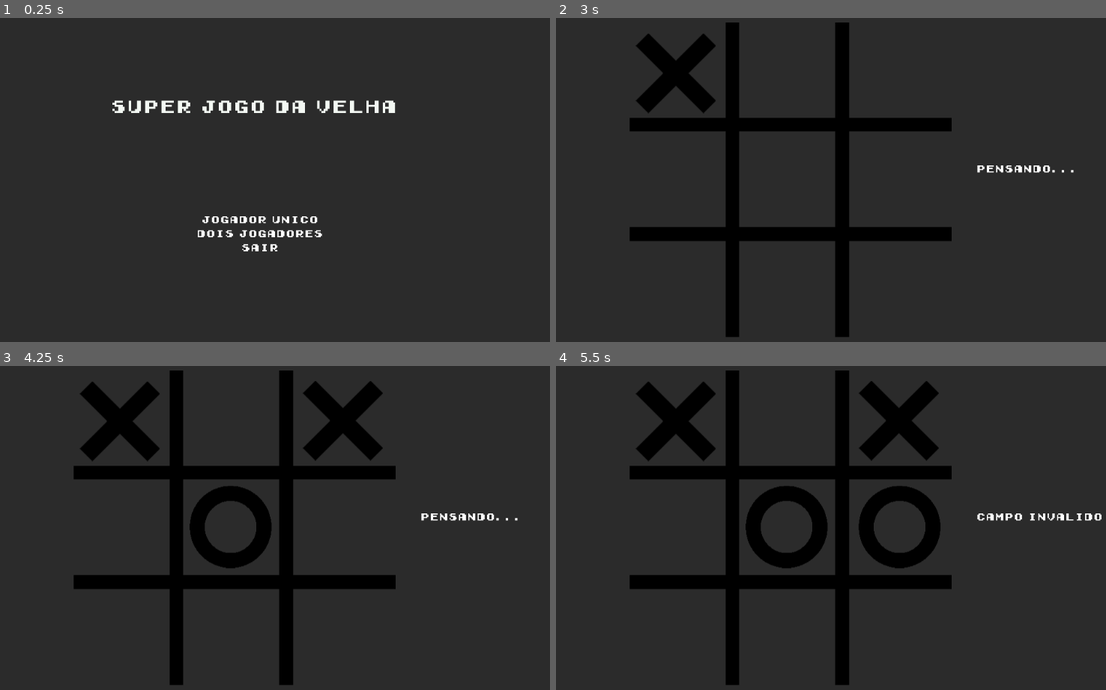
Above: before the commit, frames 1-4 (two rows, left to right).
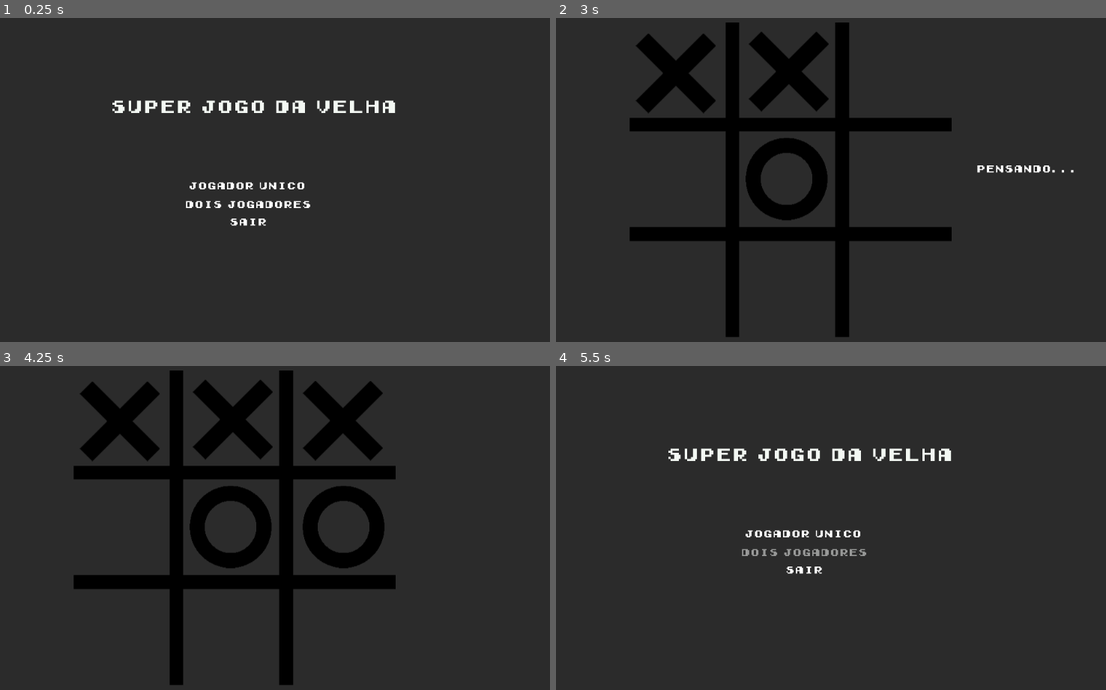
Above: after the commit, the same moments.

Repository: jdorres/espjogos2022-tic-tac-toe
Game: Godot game, scene res://Scenes/GameManager.tscn
The game is run twice, just before and just after one commit, with the same random seed, the same clock (stepped at 60 frames per second) and the same inputs.
Inputs (mouse positions are in pixels of both pictures, inside the frame that each line leads up to):
- Up to frame 1 (0.25 s): no input
- Up to frame 2 (3 s): click "Jogador Unico" at 0.5 s; click "Facil" at 1.25 s; tap Enter at 2 s; move the mouse to (677, 73) at 2.02 s; click (677, 73) at 2.17 s; tap Space at 2.75 s; move the mouse to (787, 73) at 2.77 s; click (787, 73) at 2.92 s
- Up to frame 3 (4.25 s): tap Enter at 3.5 s; move the mouse to (341, 421) at 3.52 s; click (341, 421) at 3.67 s
- Up to frame 4 (5.5 s): tap Space at 4.25 s; move the mouse to (677, 528) at 4.27 s; click (677, 528) at 4.42 s; click (809, 550) at 5 s, where only the run after the commit has a clickable "Voltar ao Menu"

The runs differ from the first frame. In frame 1, 1.2% of the frame differs, in the area x 33-59%, y 50-73%; in frame 2, 3.5%; in frame 3, 3.7%; in frame 4, 17%, in the area x 13-100%, y 1-99%.

Commit message:
adicionado audio, tentativa de implementar ordem diferente de inicio

Diff:
--- a/Scenes/GameManager.tscn
+++ b/Scenes/GameManager.tscn
@@ -11,6 +11,13 @@
 [ext_resource path="res://Scripts/Menu.gd" type="Script" id=9]
 [ext_resource path="res://Sprites/gameboy_theme.tres" type="Theme" id=10]
 [ext_resource path="res://Sprites/gameboyfont.tres" type="DynamicFont" id=11]
+[ext_resource path="res://Audio/menu_nav__basic-click-wooden.wav" type="AudioStream" id=12]
+[ext_resource path="res://Audio/menu_click__gameaudio__boot-sound.wav" type="AudioStream" id=13]
+[ext_resource path="res://Audio/game_error__gameaudio__click-casual.wav" type="AudioStream" id=14]
+[ext_resource path="res://Audio/ia_selects__gameaudio__click-wooden-1.wav" type="AudioStream" id=15]
+[ext_resource path="res://Audio/player_selects__gameaudio__click-basic.wav" type="AudioStream" id=16]
+[ext_resource path="res://Audio/game_ends2_456966__funwithsound__success-fanfare-trumpets.mp3" type="AudioStream" id=17]
+[ext_resource path="res://Audio/game_ends_lose_98874__robinhood76__01850-cartoon-dissapoint.wav" type="AudioStream" id=18]
 
 [node name="GameManager" type="Node2D"]
 script = ExtResource( 8 )
@@ -82,13 +89,13 @@
 margin_bottom = 317.0
 custom_fonts/font = ExtResource( 11 )
 
-[node name="GameEndLabel" type="Panel" parent="BoardManager"]
+[node name="GameEndPanel" type="Panel" parent="BoardManager"]
 margin_left = 77.0
 margin_top = 70.0
 margin_right = 943.0
 margin_bottom = 428.0
 
-[node name="GameEndMessage" type="Label" parent="BoardManager/GameEndLabel"]
+[node name="GameEndMessage" type="Label" parent="BoardManager/GameEndPanel"]
 margin_left = 55.0
 margin_top = 86.0
 margin_right = 784.0
@@ -97,7 +104,7 @@
 text = "Voce venceu!"
 align = 1
 
-[node name="RestartGameButton" type="Button" parent="BoardManager/GameEndLabel"]
+[node name="RestartGameButton" type="Button" parent="BoardManager/GameEndPanel"]
 margin_left = 286.0
 margin_top = 214.0
 margin_right = 553.0
@@ -105,13 +112,30 @@
 theme = ExtResource( 10 )
 text = "Jogar novamente"
 
-[node name="MainMenuButton" type="Button" parent="BoardManager/GameEndLabel"]
+[node name="MainMenuButton" type="Button" parent="BoardManager/GameEndPanel"]
 margin_left = 289.0
 margin_top = 252.0
 margin_right = 556.0
 margin_bottom = 287.0
 theme = ExtResource( 10 )
 text = "Voltar ao Menu"
+
+[node name="GameSoundPlayer" type="Node" parent="BoardManager"]
+
+[node name="SoundError" type="AudioStreamPlayer" parent="BoardManager/GameSoundPlayer"]
+stream = ExtResource( 14 )
+
+[node name="SoundPlayerSelect" type="AudioStreamPlayer" parent="BoardManager/GameSoundPlayer"]
+stream = ExtResource( 16 )
+
+[node name="SoundIASelect" type="AudioStreamPlayer" parent="BoardManager/GameSoundPlayer"]
+stream = ExtResource( 15 )
+
+[node name="SoundGameEnds" type="AudioStreamPlayer" parent="BoardManager/GameSoundPlayer"]
+stream = ExtResource( 17 )
+
+[node name="SoundGameEndsLose" type="AudioStreamPlayer" parent="BoardManager/GameSoundPlayer"]
+stream = ExtResource( 18 )
 
 [node name="MainMenu" type="Control" parent="."]
 anchor_left = 0.5
@@ -124,35 +148,6 @@
 margin_bottom = 601.0
 script = ExtResource( 9 )
 
-[node name="Menu1" type="VBoxContainer" parent="MainMenu"]
-anchor_left = 0.5
-anchor_top = 1.0
-anchor_right = 0.5
-anchor_bottom = 1.0
-margin_left = -112.0
-margin_top = -241.0
-margin_right = 114.0
-
-[node name="SinglePlayerButton" type="Button" parent="MainMenu/Menu1"]
-margin_right = 226.0
-margin_bottom = 20.0
-theme = ExtResource( 10 )
-text = "Jogador Unico"
-
-[node name="MultiplayerButton" type="Button" parent="MainMenu/Menu1"]
-margin_top = 24.0
-margin_right = 226.0
-margin_bottom = 44.0
-theme = ExtResource( 10 )
-text = "Dois Jogadores"
-
-[node name="QuitButton" type="Button" parent="MainMenu/Menu1"]
-margin_top = 48.0
-margin_right = 226.0
-margin_bottom = 68.0
-theme = ExtResource( 10 )
-text = "Sair"
-
 [node name="Title" type="Label" parent="MainMenu"]
 anchor_left = 0.5
 anchor_right = 0.5
@@ -162,6 +157,30 @@
 margin_bottom = 99.0
 theme = ExtResource( 10 )
 text = "SUPER JOGO DA VELHA"
+
+[node name="SinglePlayerButton" type="Button" parent="MainMenu"]
+margin_left = 377.0
+margin_top = 159.0
+margin_right = 603.0
+margin_bottom = 179.0
+theme = ExtResource( 10 )
+text = "Jogador Unico"
+
+[node name="MultiplayerButton" type="Button" parent="MainMenu"]
+margin_left = 379.0
+margin_top = 191.0
+margin_right = 605.0
+margin_bottom = 211.0
+theme = ExtResource( 10 )
+text = "Dois Jogadores"
+
+[node name="QuitButton" type="Button" parent="MainMenu"]
+margin_left = 379.0
+margin_top = 221.0
+margin_right = 605.0
+margin_bottom = 241.0
+theme = ExtResource( 10 )
+text = "Sair"
 
 [node name="SubMenu" type="Control" parent="."]
 visible = false
@@ -212,11 +231,30 @@
 theme = ExtResource( 10 )
 text = "Dificil"
 
-[connection signal="pressed" from="BoardManager/GameEndLabel/RestartGameButton" to="BoardManager" method="_on_RestartGameButton_pressed"]
-[connection signal="pressed" from="BoardManager/GameEndLabel/MainMenuButton" to="." method="_on_MainMenuButton_pressed"]
-[connection signal="pressed" from="MainMenu/Menu1/SinglePlayerButton" to="." method="_on_SinglePlayerButton_pressed"]
-[connection signal="pressed" from="MainMenu/Menu1/MultiplayerButton" to="." method="_on_MultiplayerButton_pressed"]
-[connection signal="pressed" from="MainMenu/Menu1/QuitButton" to="." method="_on_QuitButton_pressed"]
+[node name="ButtonSoundPlayer" type="Node" parent="."]
+
+[node name="SoundMenuHover" type="AudioStreamPlayer" parent="ButtonSoundPlayer"]
+stream = ExtResource( 12 )
+
+[node name="SoundMenuClick" type="AudioStreamPlayer" parent="ButtonSoundPlayer"]
+stream = ExtResource( 13 )
+
+[connection signal="mouse_entered" from="BoardManager/GameEndPanel/RestartGameButton" to="." method="_on_RestartGameButton_mouse_entered"]
+[connection signal="pressed" from="BoardManager/GameEndPanel/RestartGameButton" to="." method="_on_RestartGameButton_pressed"]
+[connection signal="pressed" from="BoardManager/GameEndPanel/RestartGameButton" to="BoardManager" method="_on_RestartGameButton_pressed"]
+[connection signal="mouse_entered" from="BoardManager/GameEndPanel/MainMenuButton" to="." method="_on_MainMenuButton_mouse_entered"]
+[connection signal="pressed" from="BoardManager/GameEndPanel/MainMenuButton" to="." method="_on_MainMenuButton_pressed"]
+[connection signal="mouse_entered" from="MainMenu/SinglePlayerButton" to="." method="_on_SinglePlayerButton_mouse_entered"]
+[connection signal="pressed" from="MainMenu/SinglePlayerButton" to="." method="_on_SinglePlayerButton_pressed"]
+[connection signal="mouse_entered" from="MainMenu/MultiplayerButton" to="." method="_on_MultiplayerButton_mouse_entered"]
+[connection signal="pressed" from="MainMenu/MultiplayerButton" to="." method="_on_MultiplayerButton_pressed"]
+[connection signal="mouse_entered" from="MainMenu/QuitButton" to="." method="_on_QuitButton_mouse_entered"]
+[connection signal="pressed" from="MainMenu/QuitButton" to="." method="_on_QuitButton_pressed"]
+[connection signal="mouse_entered" from="SubMenu/Menu/LabelDIfficulty" to="." method="_on_LabelDIfficulty_mouse_entered"]
+[connection signal="mouse_entered" from="SubMenu/Menu/LabelEmpty" to="." method="_on_LabelEmpty_mouse_entered"]
+[connection signal="mouse_entered" from="SubMenu/Menu/EasyButton" to="." method="_on_EasyButton_mouse_entered"]
 [connection signal="pressed" from="SubMenu/Menu/EasyButton" to="." method="_on_EasyButton_pressed"]
+[connection signal="mouse_entered" from="SubMenu/Menu/MediumButton" to="." method="_on_MediumButton_mouse_entered"]
 [connection signal="pressed" from="SubMenu/Menu/MediumButton" to="." method="_on_MediumButton_pressed"]
+[connection signal="mouse_entered" from="SubMenu/Menu/HardButton" to="." method="_on_HardButton_mouse_entered"]
 [connection signal="pressed" from="SubMenu/Menu/HardButton" to="." method="_on_HardButton_pressed"]
--- a/Scripts/BoardManager.gd
+++ b/Scripts/BoardManager.gd
@@ -10,6 +10,11 @@
 var status_label
 var game_end_label
 var game_end_message
+var sound_click_player
+var sound_click_ia
+var sound_click_error
+var sound_game_ends
+var sound_game_ends_lose
 var game_mode #multi/easy/medium/hard
 var ia_is_playing = false
 
@@ -17,9 +22,14 @@
 	game_mode = mode
 	player_ia = get_node("PlayerIA")
 	status_label = get_node("StatusLabel")
-	game_end_label = get_node("GameEndLabel")
+	game_end_label = get_node("GameEndPanel")
 	game_end_label.visible = false
-	game_end_message = get_node("GameEndLabel/GameEndMessage")
+	game_end_message = get_node("GameEndPanel/GameEndMessage")
+	sound_click_player = get_node("GameSoundPlayer/SoundPlayerSelect")
+	sound_click_ia = get_node("GameSoundPlayer/SoundIASelect")
+	sound_click_error = get_node("GameSoundPlayer/SoundError")
+	sound_game_ends = get_node("GameSoundPlayer/SoundGameEnds")
+	sound_game_ends_lose = get_node("GameSoundPlayer/SoundGameEndsLose")
 
 	board_nodes = []
 	for line in range(board_size_lines):
@@ -38,11 +48,19 @@
 		for column in range(board_size_columns):
 			board_nodes[line][column].set_player(0);
 
+	#randomiza quem começa jogando mas se rodar  minimax na primeira rodada trava
+#	if(game_mode != 'multi'):
+#		current_player = (randi() % 2+1)
+#		if(current_player == 2):
+#			ia_plays()
+
 func node_clicked(line, column, field_value):
 	if !game_ended:
 		if(field_value != 0):
-			shows_message('Campo invalido')
+			sound_click_error.play()
+			shows_message('Campo ocupado!')
 		else:
+			sound_click_player.play()
 			make_move(line, column, current_player)
 
 func make_move(line, column, player):
@@ -62,7 +80,6 @@
 		game_ended = true
 		shows_game_result(2)
 		return
-
 
 	if(current_player == 1):
 		current_player = 2
@@ -84,22 +101,26 @@
 				game_end_message.text = 'Player 1 X venceu! Parabens!'
 			else:
 				game_end_message.text = 'Voce ganhou, parabens!'
+			sound_game_ends.play()
 		2:
 			if game_mode == 'multi':
 				game_end_message.text = 'Player 2 O venceu! Parabens!'
+				sound_game_ends.play()
 			else:
 				game_end_message.text = 'Voce perdeu.'
+				sound_game_ends_lose.play()
 		3:
 			game_end_message.text = 'Deu velha!'
+			sound_game_ends_lose.play()
 
 	game_end_label.visible = true
-
 
 func ia_plays():
 	ia_is_playing = true
 	status_label.text = 'Pensando...'
-	yield(get_tree().create_timer(1), "timeout")
+	yield(get_tree().create_timer(0.7), "timeout")
 	player_ia.plays(board_nodes, board_size_lines, board_size_columns, game_mode)
+	sound_click_ia.play()
 	ia_is_playing = false
 	status_label.text = ''
 	current_player = 1
@@ -121,7 +142,6 @@
 		return
 	else:
 		current_player = 1
-
 
 func check_winner():
 	# Checa vitória para cada player
@@ -185,6 +205,5 @@
 
 	return true;
 
-
 func _on_RestartGameButton_pressed():
 	reset_game()
--- a/Scripts/GameManager.gd
+++ b/Scripts/GameManager.gd
@@ -11,39 +11,83 @@
 
 
 func _on_QuitButton_pressed():
+	playMenuClickSound()
 	get_tree().quit()
-
 
 func _on_MultiplayerButton_pressed():
 	main_menu.visible = false
 	board_manager.visible = true
 	board_manager.start_game("multi")
-
+	playMenuClickSound()
 
 func _on_SinglePlayerButton_pressed():
 	main_menu.visible = false
 	sub_menu.visible = true
-
+	playMenuClickSound()
 
 func _on_EasyButton_pressed():
 	sub_menu.visible = false
 	board_manager.visible = true
 	board_manager.start_game("easy")
-
+	playMenuClickSound()
 
 
 func _on_MediumButton_pressed():
 	sub_menu.visible = false
 	board_manager.visible = true
 	board_manager.start_game("medium")
-
+	playMenuClickSound()
 
 func _on_HardButton_pressed():
 	sub_menu.visible = false
 	board_manager.visible = true
 	board_manager.start_game("hard")
-
+	playMenuClickSound()
 
 func _on_MainMenuButton_pressed():
 	main_menu.visible = true
 	board_manager.visible = false
+	playMenuClickSound()
+
+#sound control
+func playMenuHoverSound():
+	var sound = get_node('ButtonSoundPlayer/SoundMenuHover')
+	sound.play()
+
+func playMenuClickSound():
+	var sound = get_node('ButtonSoundPlayer/SoundMenuClick')
+	sound.play()
+
+func _on_SinglePlayerButton_mouse_entered():
+	playMenuHoverSound()
+
+func _on_MultiplayerButton_mouse_entered():
+	playMenuHoverSound()
+
+func _on_QuitButton_mouse_entered():
+	playMenuHoverSound()
+
+func _on_LabelDIfficulty_mouse_entered():
+	playMenuHoverSound()
+
+func _on_LabelEmpty_mouse_entered():
+	playMenuHoverSound()
+
+func _on_EasyButton_mouse_entered():
+	playMenuHoverSound()
+
+func _on_MediumButton_mouse_entered():
+	playMenuHoverSound()
+
+func _on_HardButton_mouse_entered():
+	playMenuHoverSound()
+
+func _on_RestartGameButton_mouse_entered():
+	playMenuHoverSound()
+
+func _on_MainMenuButton_mouse_entered():
+	playMenuHoverSound()
+
+
+func _on_RestartGameButton_pressed():
+	playMenuClickSound()
--- a/Scripts/PlayerIA.gd
+++ b/Scripts/PlayerIA.gd
@@ -4,20 +4,15 @@
 	match game_mode:
 		'easy':
 			if (randi() % 9) < 6:
-				print('easy - random')
 				play_random_position(board_nodes, board_size_lines, board_size_columns)
 			else:
-				print('easy - minimax')
 				play_mini_max(board_nodes, board_size_lines, board_size_columns)
 		'medium':
 			if (randi() % 9) < 4:
-				print('medium - minimax')
 				play_random_position(board_nodes, board_size_lines, board_size_columns)
 			else:
-				print('medium - minimax')
 				play_mini_max(board_nodes, board_size_lines, board_size_columns)
 		_:
-			print('hard - minimax')
 			play_mini_max(board_nodes, board_size_lines, board_size_columns)
 
 func play_random_position(board_nodes, board_size_lines, board_size_columns):
Not shown, added: Audio/game_ends2_456966__funwithsound__success-fanfare-trumpets.mp3.import
Not shown, added: Audio/game_ends__funwithsound__success-resolution-video-game-fanfare-sound-effect.mp3.import
Not shown, added: Audio/game_ends_lose_98874__robinhood76__01850-cartoon-dissapoint.wav.import
Not shown, added: Audio/game_error__gameaudio__click-casual.wav.import
Not shown, added: Audio/ia_selects__gameaudio__click-wooden-1.wav.import
Not shown, added: Audio/menu_click__gameaudio__boot-sound.wav.import
Not shown, added: Audio/menu_nav__basic-click-wooden.wav.import
Not shown, added: Audio/player_selects__gameaudio__click-basic.wav.import
Not shown: 1 places in Scenes/GameManager.tscn that only renumber resources
Not shown, added: Audio/game_ends2_456966__funwithsound__success-fanfare-trumpets.mp3
Not shown, added: Audio/game_ends__funwithsound__success-resolution-video-game-fanfare-sound-effect.mp3
Not shown, added: Audio/game_ends_lose_98874__robinhood76__01850-cartoon-dissapoint.wav
(and 5 more such lines)
